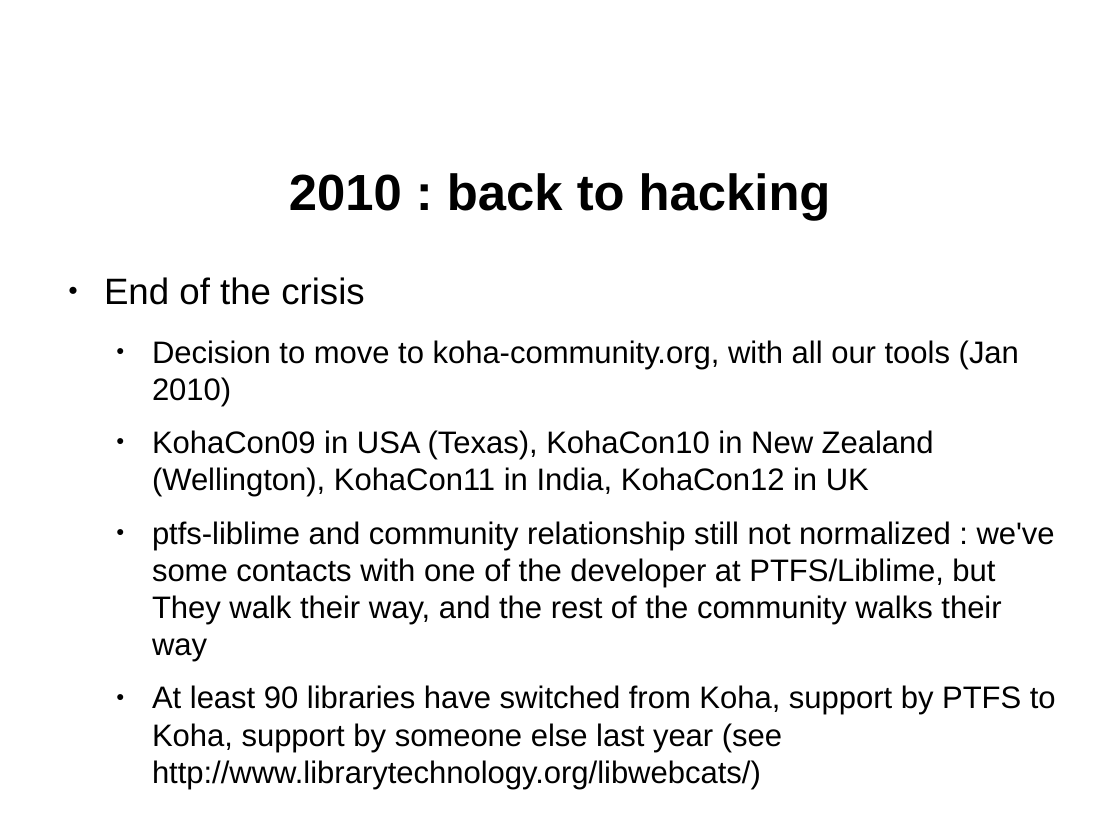
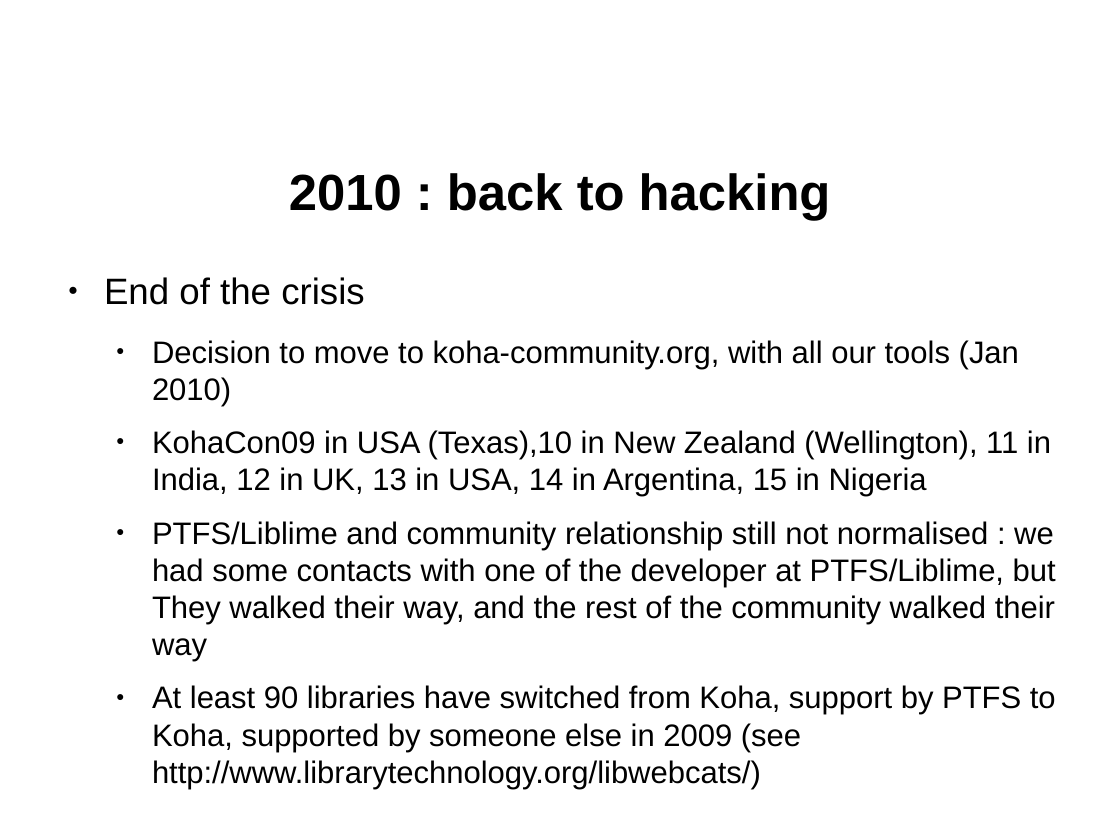
Before and after one commit to ranginui/presentation, a slide deck: slide 16 of kohaconclave/keynote/keynote.odp. Drawn at 1120x840 pixels with LibreOffice and Linux fonts; fonts in the diff are those of the drawing; background and template pictures are left out. Boxes give left, top, right and bottom in pixels: in the first picture for what was removed or moved away, otherwise in the second. Text is boxed around its words. In the diff, an @@ line names an element or a change of style, - is before the commit and + after.

```diff
--- a/kohaconclave/keynote/keynote.odp
+++ b/kohaconclave/keynote/keynote.odp
@@ text at [152,430,1056,752]: text changed @@
-  ● KohaCon09 in USA (Texas), KohaCon10 in New Zealand (Wellington), KohaCon11 in India, KohaCon12 in UK
-  ● ptfs-liblime and community relationship still not normalized : we've some contacts with one of the developer at PTFS/Liblime, but They walk their way, and the rest of the community walks their way
-  ● At least 90 libraries have switched from Koha, support by PTFS to Koha, support by someone else last year (see http://www.librarytechnology.org/libwebcats/)
+  ● KohaCon09 in USA (Texas),10 in New Zealand (Wellington), 11 in India, 12 in UK, 13 in USA, 14 in Argentina, 15 in Nigeria
+  ● PTFS/Liblime and community relationship still not normalised : we had some contacts with one of the developer at PTFS/Liblime, but They walked their way, and the rest of the community walked their way
+  ● At least 90 libraries have switched from Koha, support by PTFS to Koha, supported by someone else in 2009 (see http://www.librarytechnology.org/libwebcats/)
```
Also in this commit, not shown: 15 other slides changed, 1 other file.
